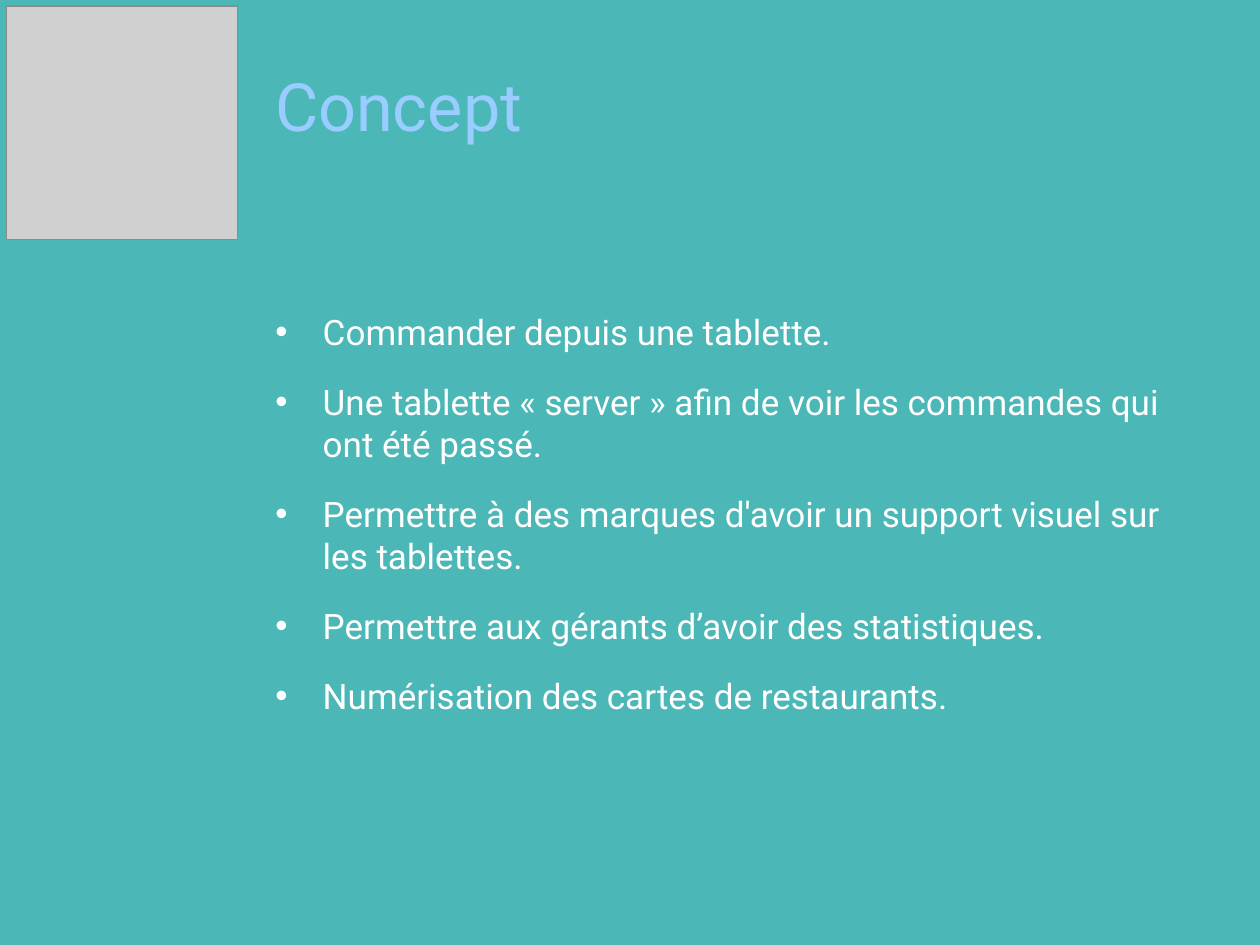
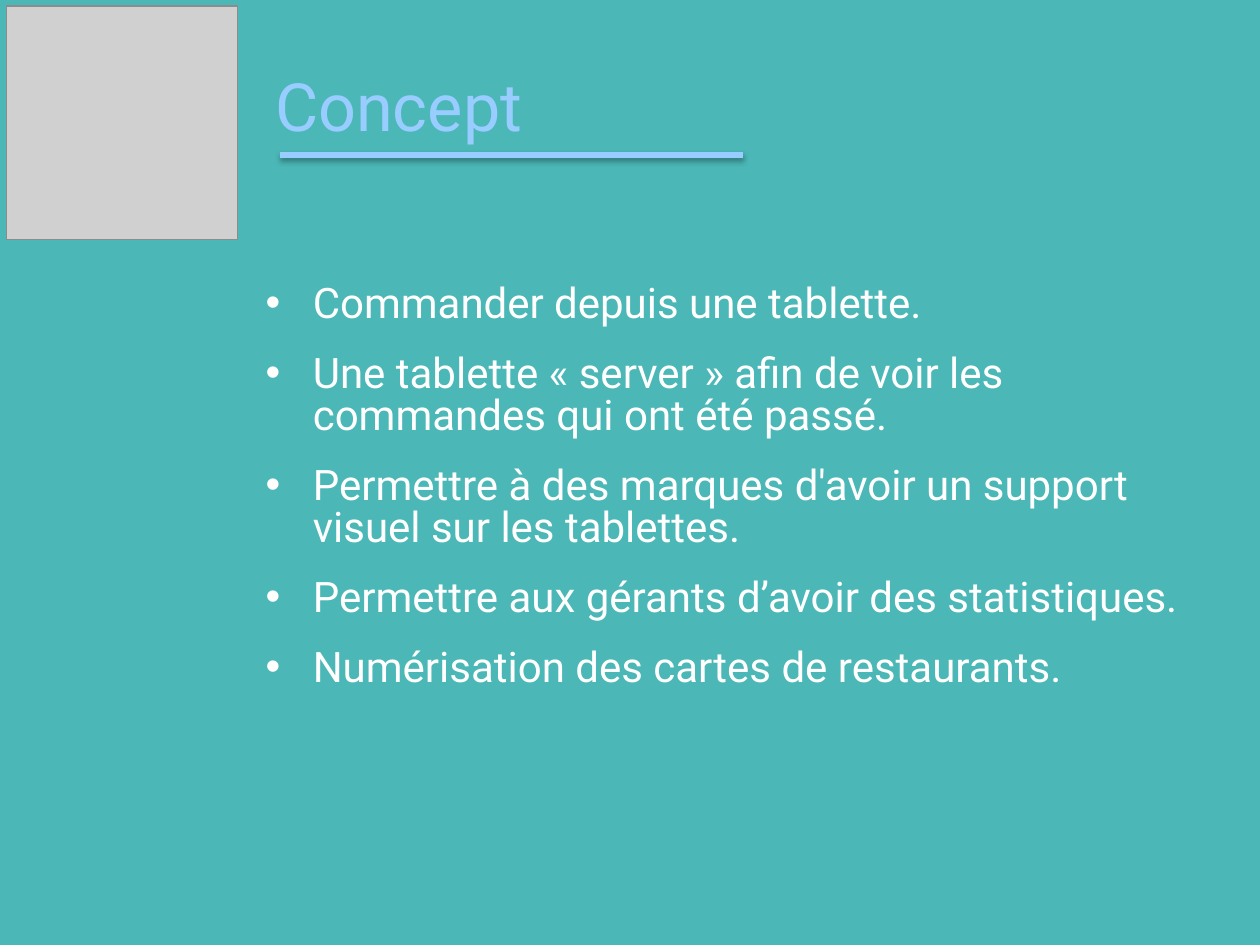
Before and after one commit to jminouflet/NightLife, a slide deck: slide 2 of PPT/Night Soft.pptx. Drawn at 1260x945 pixels with LibreOffice and Linux fonts; fonts in the diff are those of the drawing; grey boxes stand for pictures; background and template pictures are left out. Boxes give left, top, right and bottom in pixels: in the first picture for what was removed or moved away, otherwise in the second. Text is boxed around its words. In the diff, an @@ line names an element or a change of style, - is before the commit and + after.

```diff
--- a/PPT/Night Soft.pptx
+++ b/PPT/Night Soft.pptx
@@ line added from (282, 155) to (741, 155), #99CCFF 3 pt @@
@@ text "Commander depuis une tablette.": place and size @@
-text "Commander depuis une tablette." at box(323, 318, 1159, 710)
+text "Commander depuis une tablette." at box(313, 286, 1177, 683)
@@ text "Commander depuis une tablette." at box(313, 286, 1177, 683): size 20 to 24 pt @@
```
Also in this commit, not shown: 6 other slides changed.
